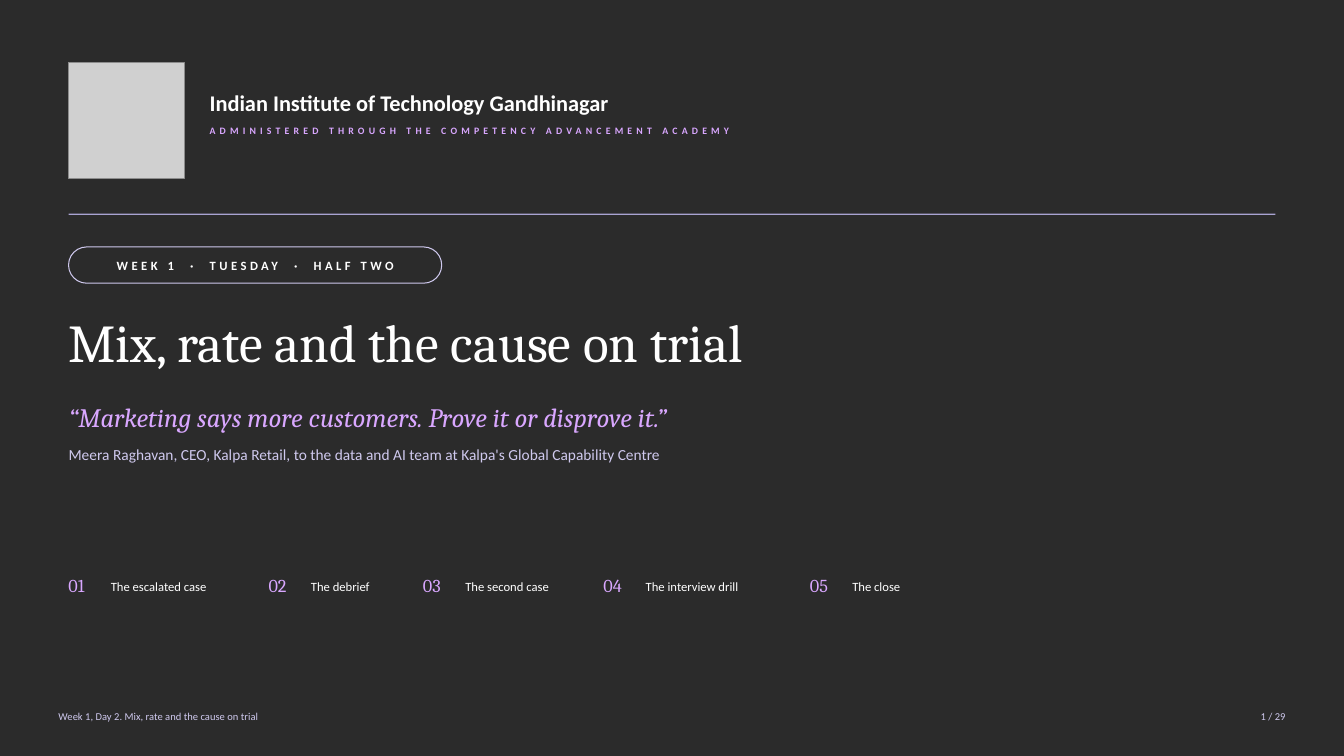
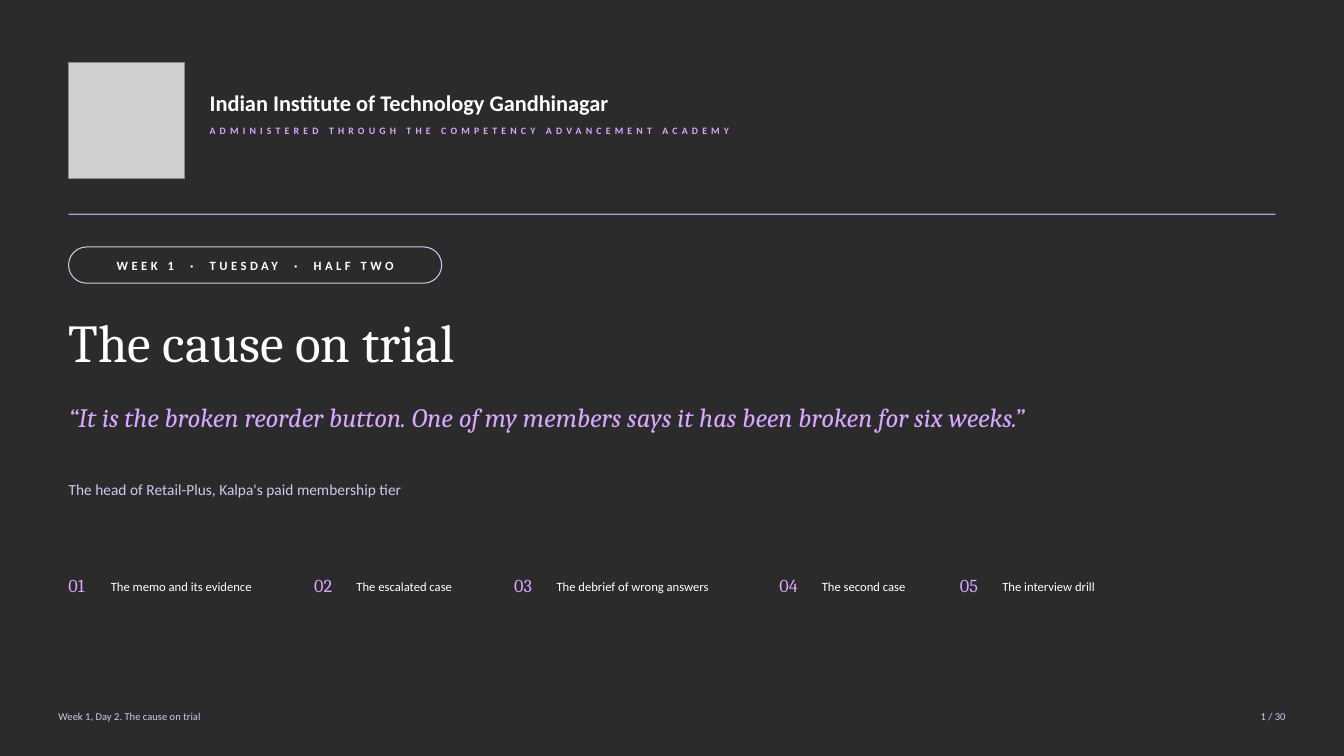
Before and after one commit to fde-academy-lab/c2-content-factory, a slide deck: slide 1 of content/W01/D2/slides/C2_W01_D02_half2_STUDENT.pptx. Drawn at 1344x756 pixels with LibreOffice and Linux fonts; fonts in the diff are those of the drawing; grey boxes stand for pictures; background and template pictures are left out; a plain dark background stands for a picture behind light text. Boxes give left, top, right and bottom in pixels: in the first picture for what was removed or moved away, otherwise in the second. Text is boxed around its words. In the diff, an @@ line names an element or a change of style, - is before the commit and + after.

```diff
--- a/content/W01/D2/slides/C2_W01_D02_half2_STUDENT.pptx
+++ b/content/W01/D2/slides/C2_W01_D02_half2_STUDENT.pptx
@@ text at box(69, 325, 455, 363): text changed @@
-Mix, rate and the cause on trial
+The cause on trial
@@ text at box(69, 408, 1025, 433): text changed @@
-“Marketing says more customers. Prove it or disprove it.”
+“It is the broken reorder button. One of my members says it has been broken for six weeks.”
@@ text at box(69, 484, 401, 498): text changed @@
-Meera Raghavan, CEO, Kalpa Retail, to the data and AI team at Kalpa's Global Capability Centre
+The head of Retail-Plus, Kalpa's paid membership tier
@@ text at box(111, 582, 252, 591): text changed @@
-The escalated case
+The memo and its evidence
@@ text "02": place and size @@
-text "02" at box(269, 580, 287, 592)
+text "02" at box(314, 580, 332, 592)
@@ text at box(356, 582, 452, 591): text changed @@
-The debrief
+The escalated case
@@ text "03": place and size @@
-text "03" at box(423, 580, 441, 592)
+text "03" at box(514, 580, 532, 592)
@@ text at box(557, 582, 709, 593): text changed @@
-The second case
+The debrief of wrong answers
@@ text "04": place and size @@
-text "04" at box(603, 579, 621, 592)
+text "04" at box(779, 579, 797, 592)
@@ text at box(822, 582, 906, 591): text changed @@
-The interview drill
+The second case
@@ text "05": place and size @@
-text "05" at box(810, 580, 828, 592)
+text "05" at box(960, 580, 978, 592)
@@ text at box(1002, 582, 1095, 591): text changed @@
-The close
+The interview drill
@@ text at box(58, 712, 200, 722): text changed @@
-Week 1, Day 2. Mix, rate and the cause on trial
+Week 1, Day 2. The cause on trial
@@ text at box(1261, 713, 1286, 720): text changed @@
-1 / 29
+1 / 30
```
Also in this commit, not shown: 13 other slides changed, 16 slides added, 15 slides removed, 11 other files.
